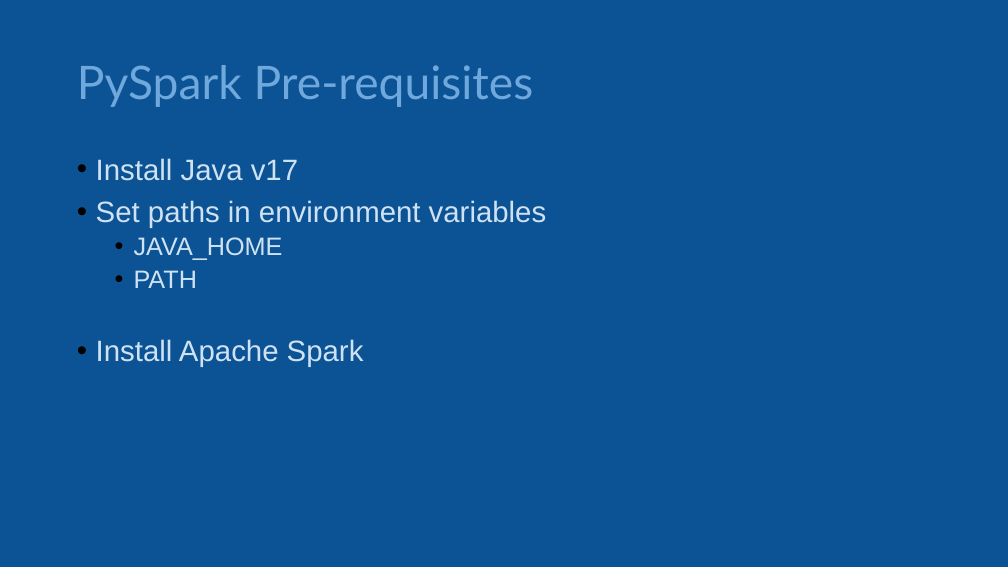
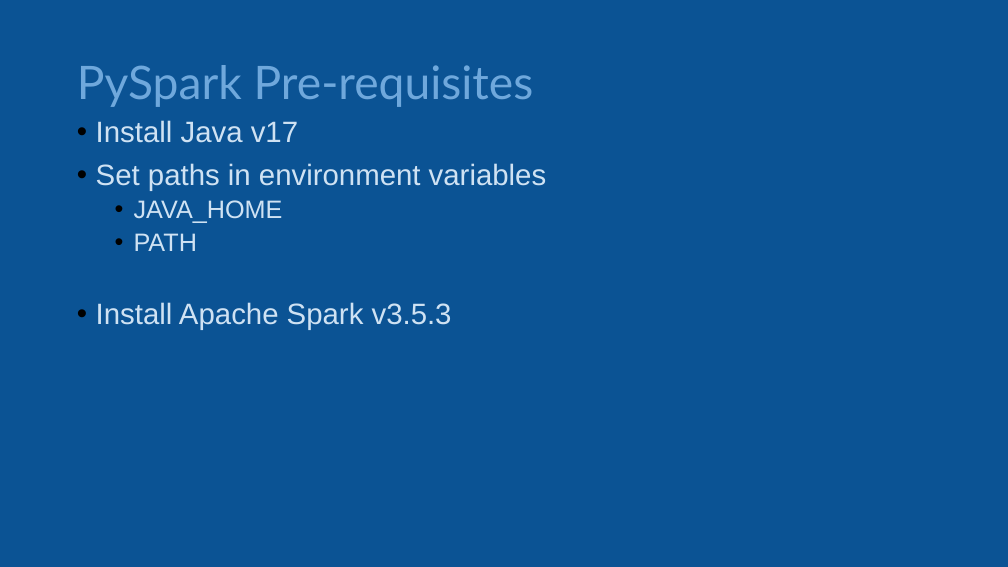
Before and after one commit to phil-a10/Talks, a slide deck: slide 60 of Data Engineering Using Free Tools/Learn Data Engineering For Free.pptx (slide 58 before the commit). Drawn at 1008x567 pixels with LibreOffice and Linux fonts; fonts in the diff are those of the drawing. Boxes give left, top, right and bottom in pixels: in the first picture for what was removed or moved away, otherwise in the second. Text is boxed around its words. In the diff, an @@ line names an element or a change of style, - is before the commit and + after.

```diff
--- a/Data Engineering Using Free Tools/Learn Data Engineering For Free.pptx
+++ b/Data Engineering Using Free Tools/Learn Data Engineering For Free.pptx
@@ text "Install Java v17" moved from (x1=96, y1=158, x2=547, y2=367) to (x1=96, y1=120, x2=547, y2=330) @@
@@ text at (x1=96, y1=302, x2=452, y2=330): text changed @@
-• Install Apache Spark
+• Install Apache Spark v3.5.3
```
Also in this commit, not shown: 5 other slides changed, 4 slides added, 3 other files.
